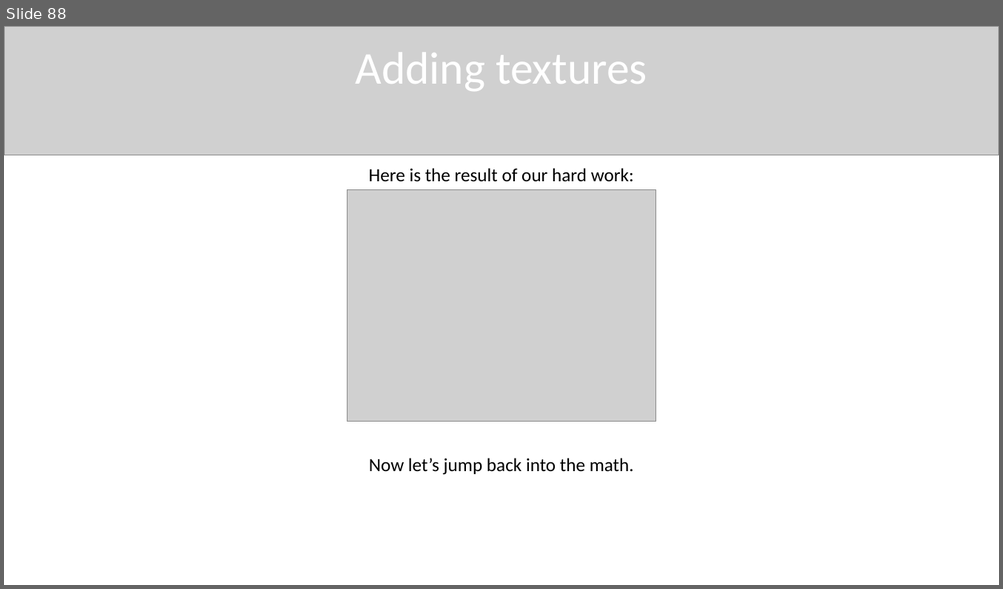
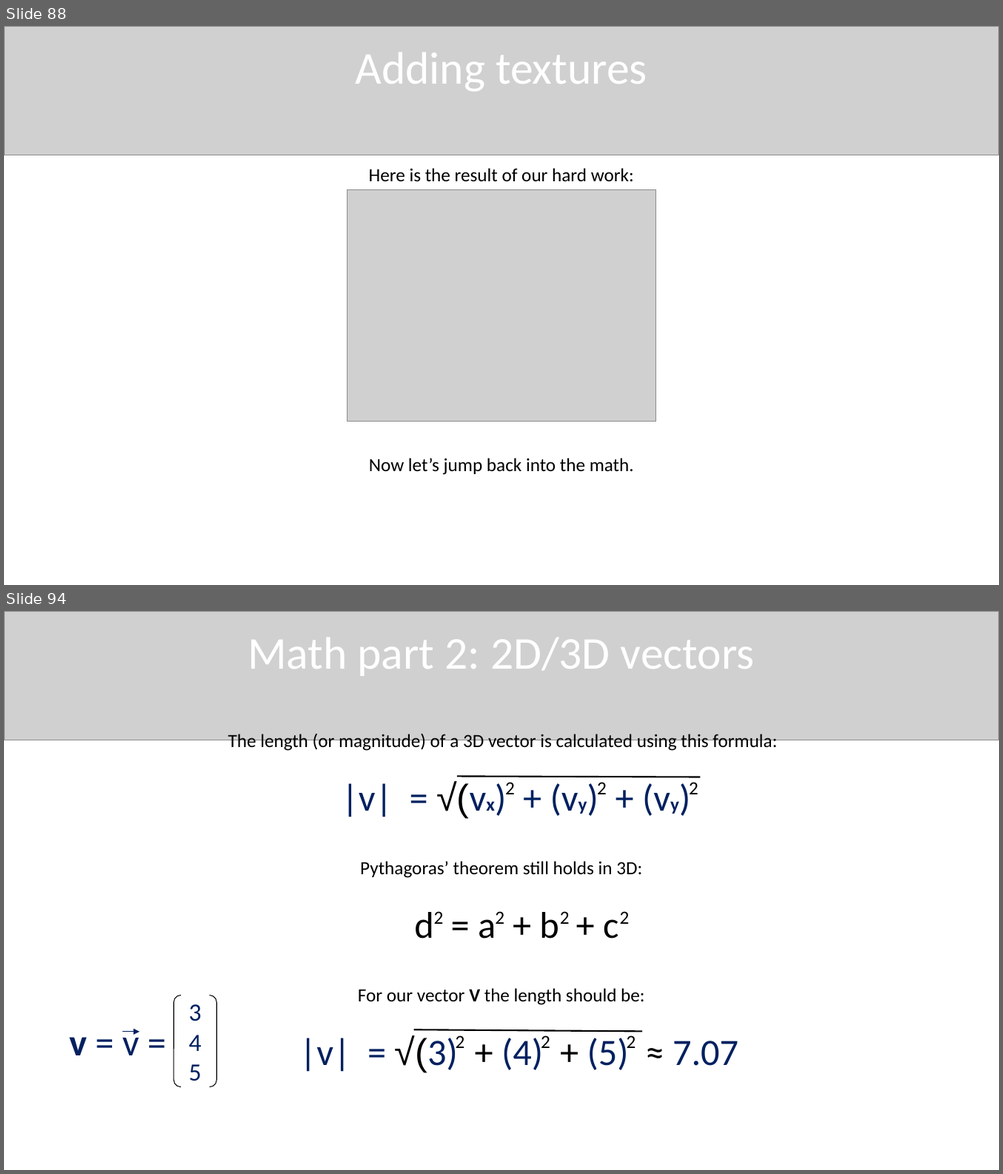
Before and after one commit to QuincyJacobs/WebGLTutorial, a slide deck: Presentation/Presentation WebGL.pptx. Shown one above the other, each under a label of ours: slide 88 before the commit, slides 88 and 94 after it; the slides between them are not shown. The pictures are 1003x589 and 1003x1174 pixels, drawn with LibreOffice and Linux fonts; fonts in the diff are those of the drawing; grey boxes stand for pictures. Boxes give left, top, right and bottom in pixels: in the first picture for what was removed or moved away, otherwise in the second. Text is boxed around its words. In the diff, an @@ line names an element or a change of style, - is before the commit and + after.

Commit message:
Another update to presentation math

```diff
--- a/Presentation/Presentation WebGL.pptx
+++ b/Presentation/Presentation WebGL.pptx
@@ slide 94 added at <box>4,611,999,1170</box>, background #FFFFFF @@
@@ picture added at <box>4,611,999,741</box> @@
@@ text added at <box>247,638,754,676</box>, 44 pt, text #FFFFFF @@
+Math part 2: 2D/3D vectors
@@ text added at <box>228,733,777,752</box>, 18 pt, text #000000 @@
+The length (or magnitude) of a 3D vector is calculated using this formula:
@@ text added at <box>341,783,392,817</box>, 36 pt, text #002060 @@
+|v| = √(vx) + (vy) + (vy)
@@ line added from (700, 777) to (457, 777), #000000 1.5 pt @@
@@ text added at <box>505,782,515,795</box>, 18 pt, text #000000 @@
+2
@@ text added at <box>597,782,606,795</box>, 18 pt, text #000000 @@
+2
@@ text added at <box>688,782,698,795</box>, 18 pt, text #000000 @@
+2
@@ text added at <box>360,861,642,878</box>, 18 pt, text #000000 @@
+Pythagoras’ theorem still holds in 3D:
@@ text added at <box>414,912,618,939</box>, 36 pt, text #000000 @@
+d = a + b + c
@@ text added at <box>434,911,444,924</box>, 18 pt, text #000000 @@
+2
@@ text added at <box>495,911,504,924</box>, 18 pt, text #000000 @@
+2
@@ text added at <box>560,911,569,924</box>, 18 pt, text #000000 @@
+2
@@ text added at <box>620,911,629,924</box>, 18 pt, text #000000 @@
+2
@@ bracket pair added at <box>173,995,216,1087</box>, outline #000000 0.75 pt, 24 pt, text #002060 @@
+3
+4
+5
@@ text added at <box>358,988,644,1005</box>, 18 pt, text #000000 @@
+For our vector V the length should be:
@@ text added at <box>69,1029,139,1056</box>, 36 pt, text #002060 @@
+v = v =
@@ arrow added from (122, 1032) to (140, 1032), #002060 0.75 pt @@
@@ line added from (414, 1031) to (642, 1032), #000000 1.5 pt @@
@@ text added at <box>299,1036,738,1073</box>, 36 pt, text #002060 @@
+|v| = √(3) + (4) + (5) ≈ 7.07
@@ text added at <box>455,1036,465,1048</box>, 18 pt, text #000000 @@
+2
@@ text added at <box>540,1036,550,1048</box>, 18 pt, text #000000 @@
+2
@@ text added at <box>626,1036,636,1048</box>, 18 pt, text #000000 @@
+2
```
Also in this commit, not shown: 7 slides changed, 2 other slides added, 1 slide removed, 1 other file.
